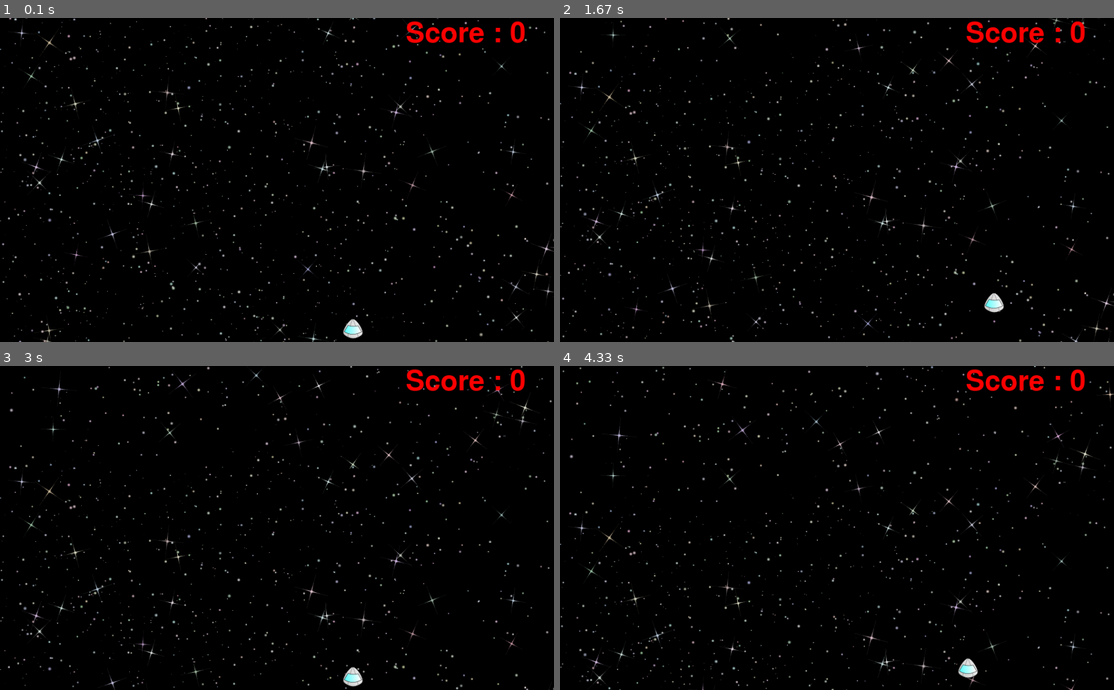
Above: before the commit, frames 1-4 (two rows, left to right).
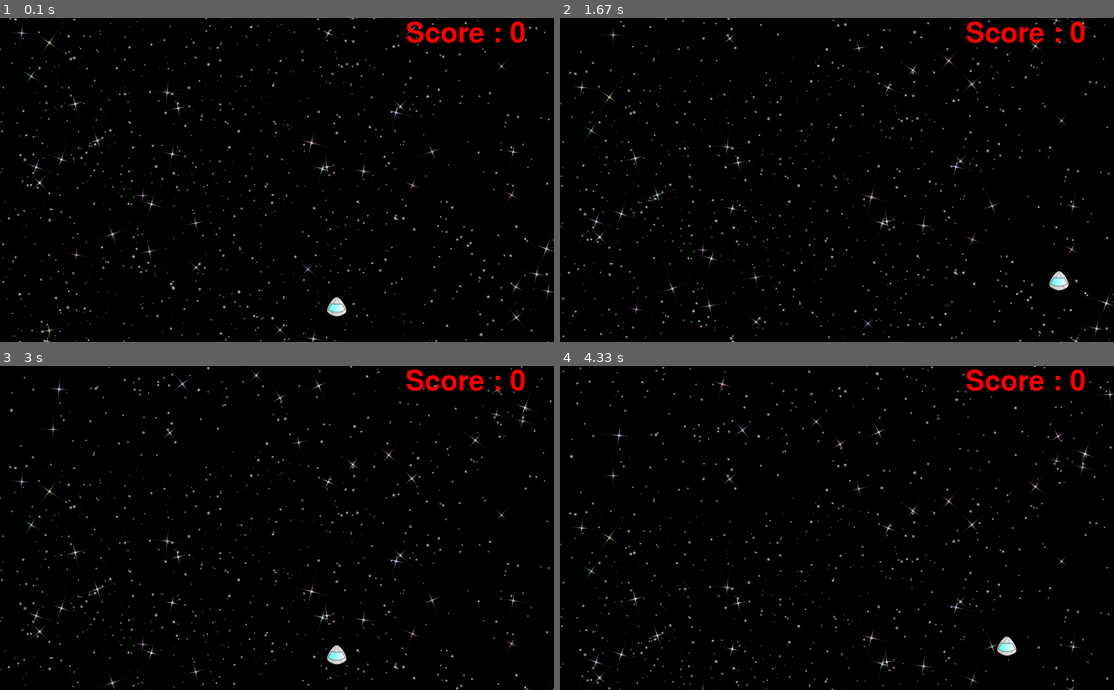
Above: after the commit, the same moments.

Repository: rodrigets/games-in-pygame
Game: pygame game, started from asteroides.py
The game is run twice, just before and just after one commit, with the same random seed, the same clock (stepped at 60 frames per second) and the same inputs.
Inputs:
- Up to frame 1 (0.1 s): no input
- Up to frame 2 (1.67 s): hold Right 0.33-0.8 s; hold Up 0.83-1.13 s; hold Right 1.17-1.63 s
- Up to frame 3 (3 s): hold Left 1.67-2.2 s; hold Down 2.23-2.53 s; hold Left 2.57-2.97 s
- Up to frame 4 (4.33 s): hold Up 3-3.37 s; hold Right 3.4-4.03 s; hold Down from 4.07 s (still down)

The runs differ from the first frame. In frame 1, 0.3% of the frame differs, in the area x 59-66%, y 85-100%; in frame 2, 0.3%; in frame 3, 0.3%; in frame 4, 0.3%.

Commit message:
Ajustado movimento da nave para não ultrapassar a tela e melhoria na movimentação lateral da nave.

Diff:
--- a/asteroides.py
+++ b/asteroides.py
@@ -22,7 +22,7 @@
 
     ship = {
         'surface': pygame.image.load('ship.png').convert_alpha(),
-        'position': [randrange(956), randrange(560)],
+        'position': [randrange(-10, 918), randrange(-10, 520)],
         'speed': {
             'x': 0,
             'y': 0
@@ -159,9 +159,9 @@
             ship['speed']['y'] = 5
 
         if pressed_keys[K_LEFT]:
-            ship['speed']['x'] = -5
+            ship['speed']['x'] = -10
         elif pressed_keys[K_RIGHT]:
-            ship['speed']['x'] = 5
+            ship['speed']['x'] = 10
 
         if pressed_keys[K_SPACE] and ticks_to_shot <= 0:
             # play sound
@@ -204,8 +204,11 @@
 
         if not collided:
             collided = ship_collided()
-            ship['position'][0] += ship['speed']['x']
-            ship['position'][1] += ship['speed']['y']
+            if ((ship['position'][0] + ship['speed']['x']) > -10) and ((ship['position'][0] + ship['speed']['x']) < 918):
+                ship['position'][0] += ship['speed']['x']
+
+            if (ship['position'][1] + ship['speed']['y'] > -10) and (ship['position'][1] + ship['speed']['y'] < 520):
+                ship['position'][1] += ship['speed']['y']
 
             screen.blit(ship['surface'], ship['position'])
         else:
